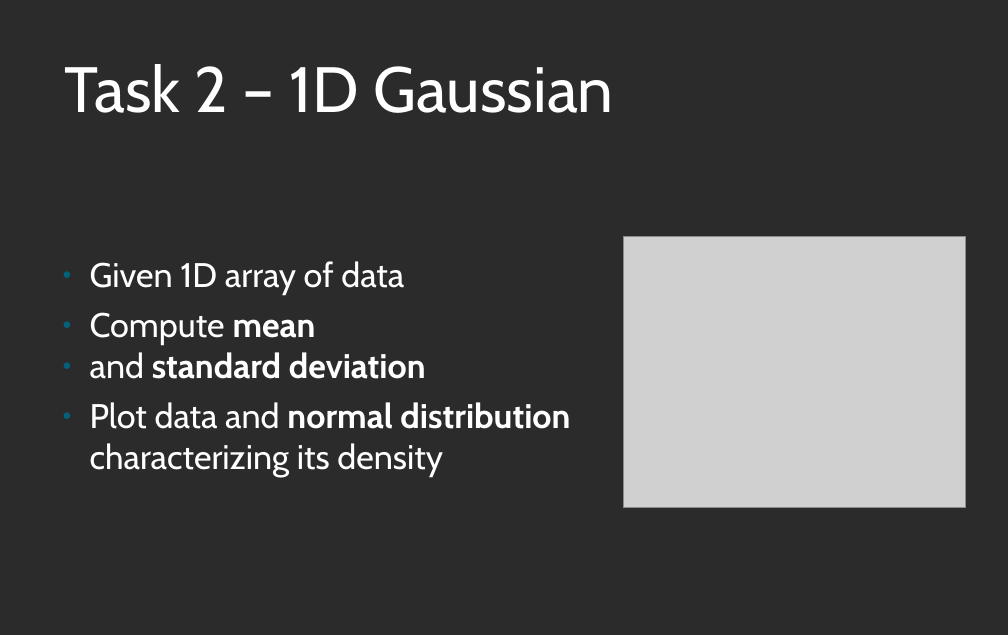
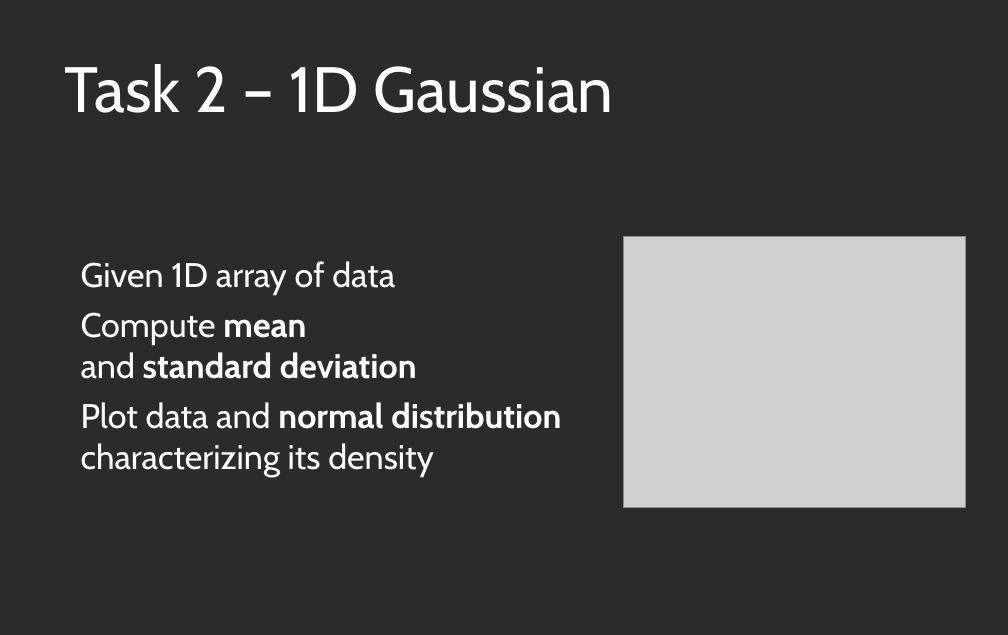
Before and after one commit to maksim96/Pattern-Recognition, a slide deck: slide 6 of Project01/presentation libre/Pattern Recognition leif 1 2 3.odp. Drawn at 1008x635 pixels with LibreOffice and Linux fonts; fonts in the diff are those of the drawing; grey boxes stand for pictures; background and template pictures are left out; a plain dark background stands for a picture behind light text. Boxes give left, top, right and bottom in pixels: in the first picture for what was removed or moved away, otherwise in the second. Text is boxed around its words. In the diff, an @@ line names an element or a change of style, - is before the commit and + after.

```diff
--- a/Project01/presentation libre/Pattern Recognition leif 1 2 3.odp
+++ b/Project01/presentation libre/Pattern Recognition leif 1 2 3.odp
@@ text "Given 1D array of data": place and size @@
-text "Given 1D array of data" at bbox=[90, 261, 570, 477]
+text "Given 1D array of data" at bbox=[81, 261, 561, 477]
@@ text "Given 1D array of data" at bbox=[81, 261, 561, 477]: bullet ● to none @@
```
Also in this commit, not shown: 12 other slides changed, 10 slides added, 15 other files.
